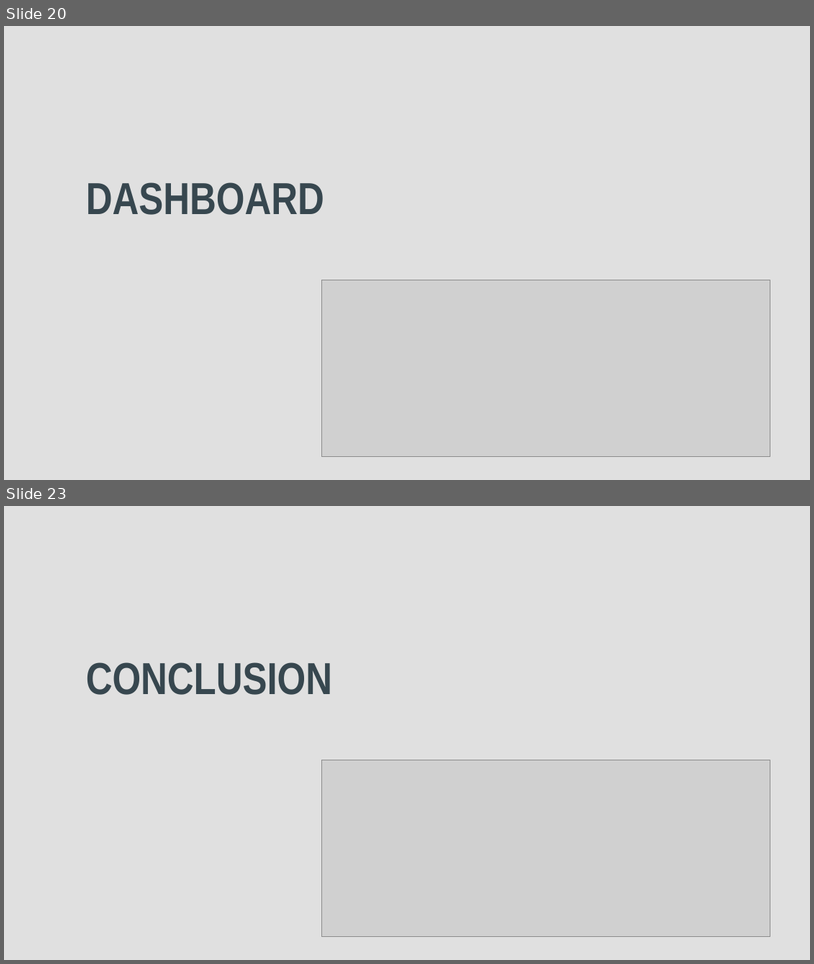
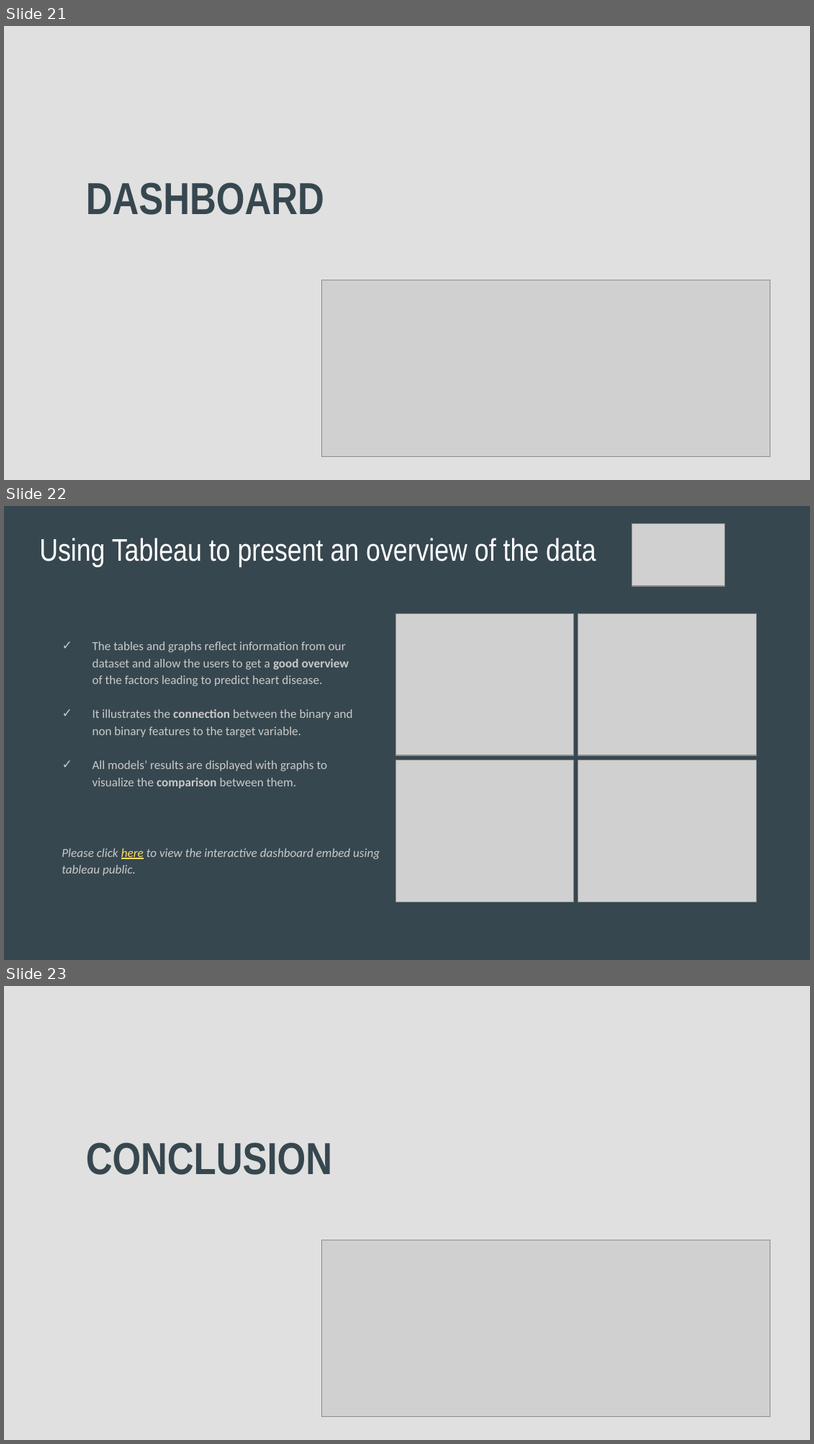
Before and after one commit to apombo90/Predicting_Heart_Disease, a slide deck: Final Project - Group 7.pptx. Shown one above the other, each under a label of ours: slides 20 and 23 before the commit, slides 21, 22 and 23 after it; the slides between them are not shown. The pictures are 814x964 and 814x1444 pixels, drawn with LibreOffice and Linux fonts; fonts in the diff are those of the drawing; grey boxes stand for pictures. Boxes give left, top, right and bottom in pixels: in the first picture for what was removed or moved away, otherwise in the second. Text is boxed around its words. In the diff, an @@ line names an element or a change of style, - is before the commit and + after.

```diff
--- a/Final Project - Group 7.pptx
+++ b/Final Project - Group 7.pptx
@@ slide 22 added at box(4, 506, 810, 960), background #37474F @@
@@ picture added at box(632, 524, 725, 586) @@
@@ text added at box(39, 538, 597, 566), 28 pt, text #FFFFFF @@
+Using Tableau to present an overview of the data
@@ picture added at box(396, 613, 574, 755) @@
@@ picture added at box(578, 613, 756, 755) @@
@@ text added at box(93, 641, 352, 788), 11 pt, text #CACACA @@
+✓ The tables and graphs reflect information from our dataset and allow the users to get a good overview of the factors leading to predict heart disease.
+✓ It illustrates the connection between the binary and non binary features to the target variable.
+✓ All models’ results are displayed with graphs to visualize the comparison between them.
@@ picture added at box(396, 760, 574, 902) @@
@@ picture added at box(578, 760, 756, 901) @@
@@ text added at box(62, 848, 380, 875), 11 pt, text #CACACA, italic @@
+Please click here to view the interactive dashboard embed using tableau public.
@@ what was slide 20 is now slide 21 @@
```
Also in this commit, not shown: 11 slides changed, 2 other slides added, 3 slides removed, 1 other file.
